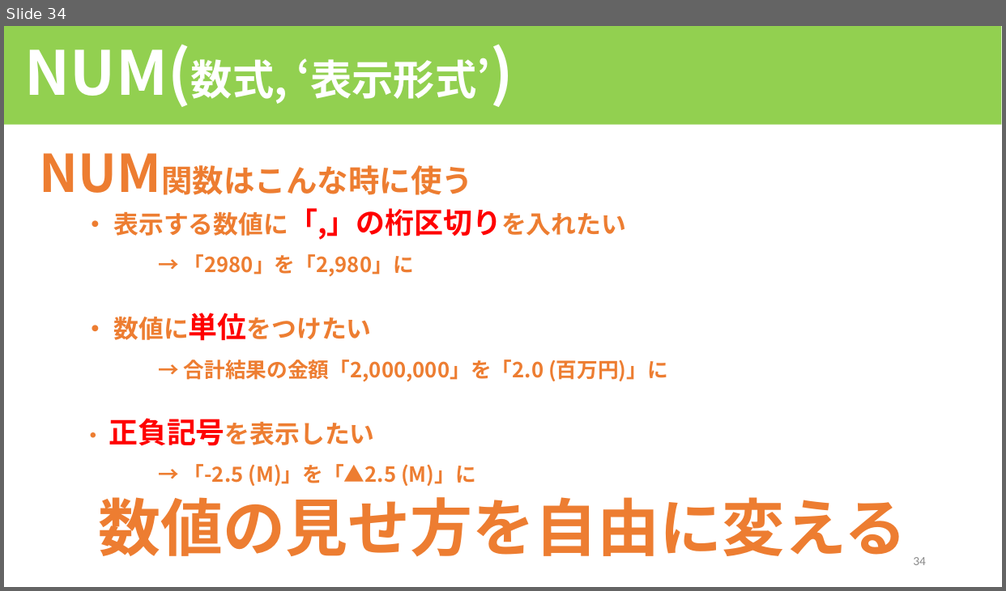
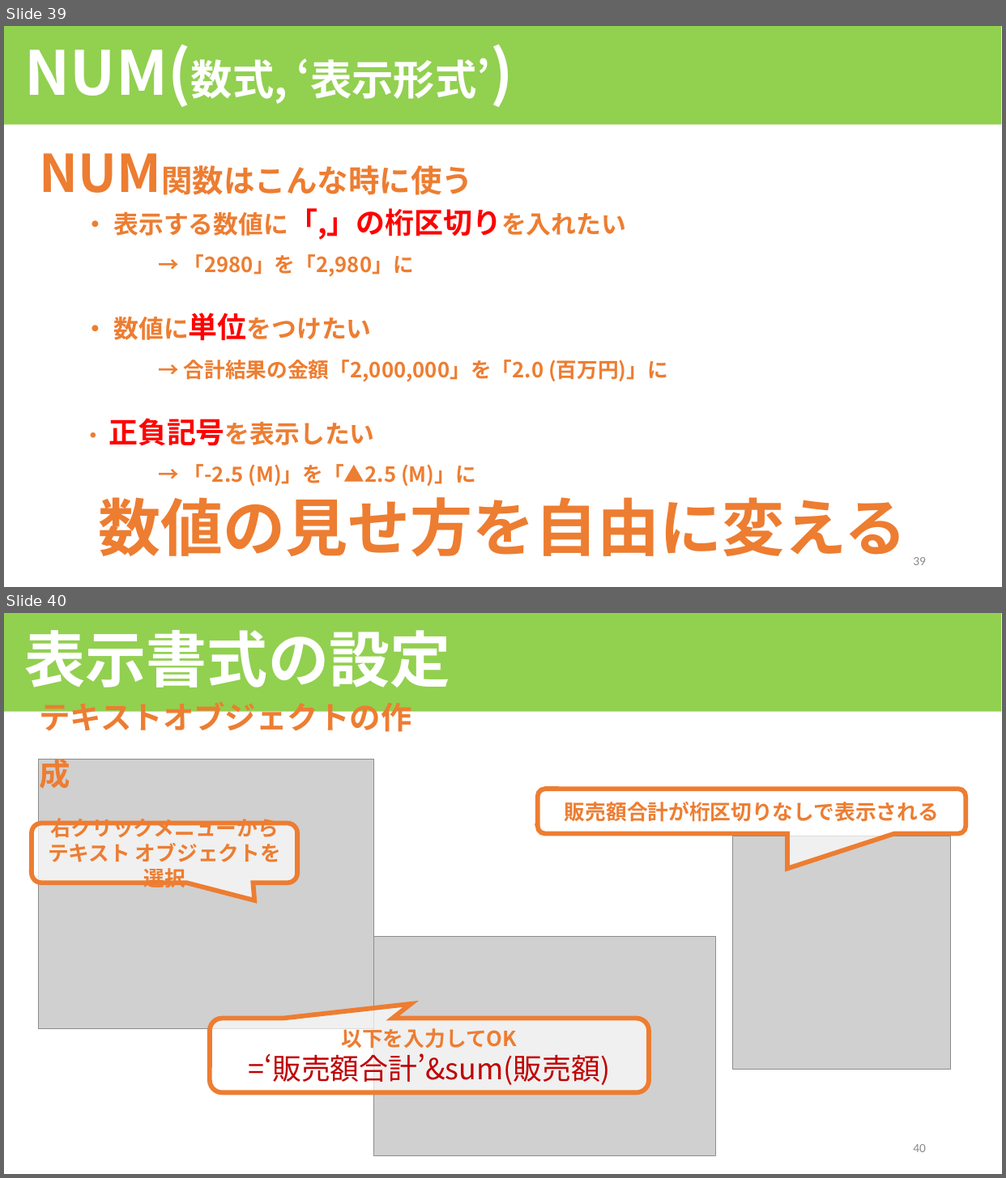
Before and after one commit to HOTNIDAS/inv_app, a slide deck: QlikViewセミナー(応用編1).pptx. Shown one above the other, each under a label of ours: slide 34 before the commit, slides 39 and 40 after it. The pictures are 1006x591 and 1006x1178 pixels, drawn with LibreOffice and Linux fonts; fonts in the diff are those of the drawing; grey boxes stand for pictures. Boxes give left, top, right and bottom in pixels: in the first picture for what was removed or moved away, otherwise in the second. Text is boxed around its words. In the diff, an @@ line names an element or a change of style, - is before the commit and + after.

```diff
--- a/QlikViewセミナー(応用編1).pptx
+++ b/QlikViewセミナー(応用編1).pptx
@@ slide 40 added at box(4, 613, 1002, 1174), background #FFFFFF @@
@@ rectangle added at box(4, 613, 1001, 712), fill #92D050, 58.5 pt, text #FFFFFF, bold @@
+表示書式の設定
@@ text added at box(39, 697, 412, 738), 30 pt, text #ED7D31, bold @@
+テキストオブジェクトの作成
@@ picture added at box(39, 759, 374, 1029) @@
@@ rounded speech box added at box(538, 789, 966, 834), fill #FFFFFF at 70% opacity, outline #ED7D31 4.5 pt, 20 pt, text #ED7D31, bold @@
+販売額合計が桁区切りなしで表示される
@@ rounded speech box added at box(32, 824, 297, 884), fill #FFFFFF at 70% opacity, outline #ED7D31 4.5 pt, 20 pt, text #ED7D31, bold @@
+右クリックメニューから
+テキスト オブジェクトを選択
@@ picture added at box(733, 836, 952, 1070) @@
@@ picture added at box(374, 936, 716, 1157) @@
@@ rounded speech box added at box(210, 1019, 650, 1093), fill #FFFFFF at 70% opacity, outline #ED7D31 4.5 pt, 28 pt, text #C00000 @@
+以下を入力してOK
+=‘販売額合計’&sum(販売額)
@@ page number added at box(913, 1144, 926, 1152), 12 pt, text #8C8C8C @@
+40
@@ what was slide 34 is now slide 39 @@
@@ page number at box(913, 557, 926, 565): text changed @@
-34
+39
```
Also in this commit, not shown: 2 slides changed, 8 other slides added, 2 slides removed.
